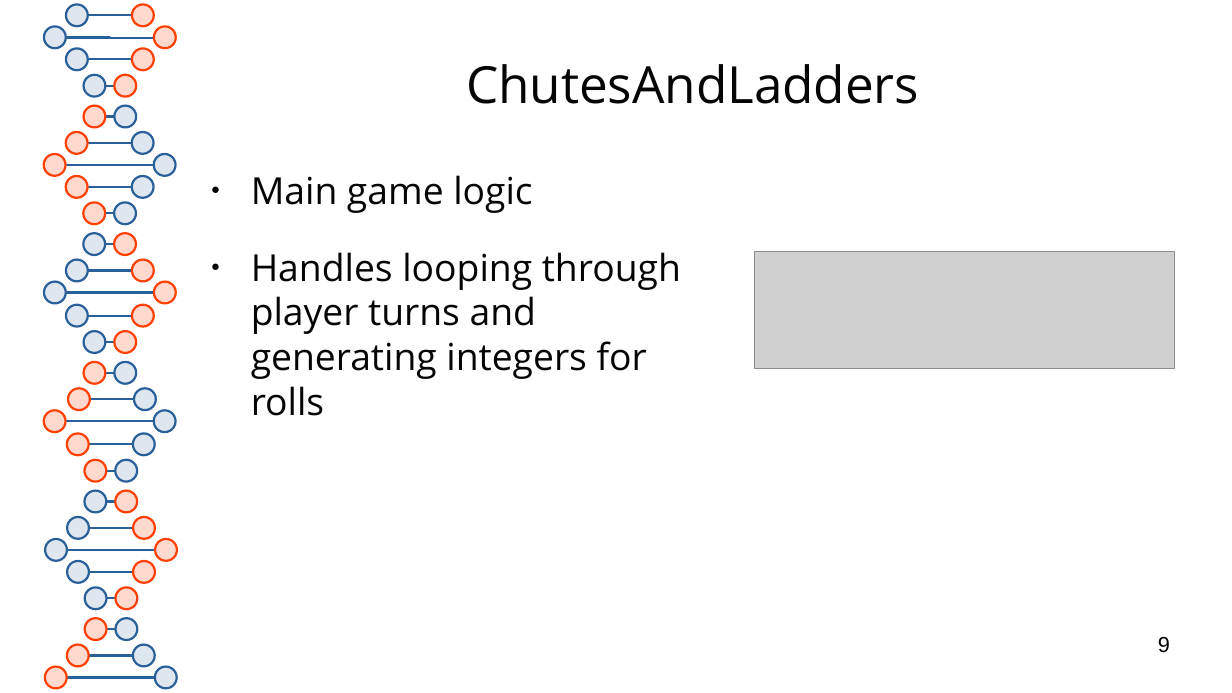
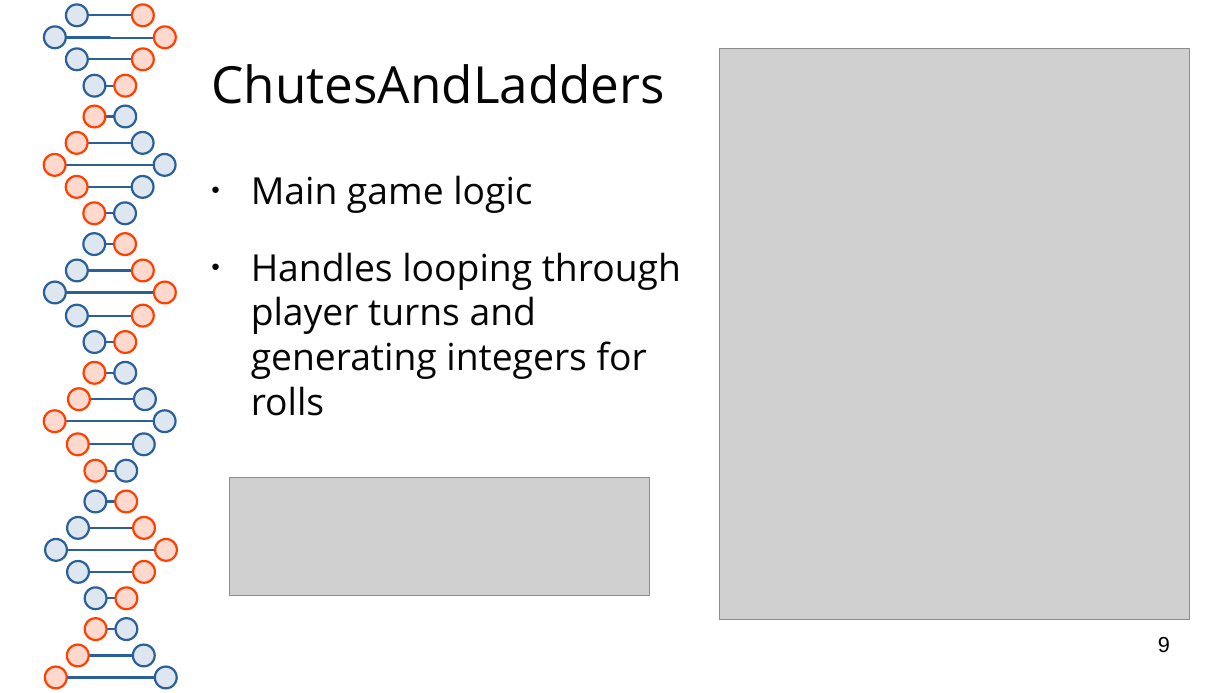
Before and after one commit to RedOctober117/ChutesAndLadders, a slide deck: slide 9 of documentation/presentation.pptx. Drawn at 1232x693 pixels with LibreOffice and Linux fonts; fonts in the diff are those of the drawing; grey boxes stand for pictures. Boxes give left, top, right and bottom in pixels: in the first picture for what was removed or moved away, otherwise in the second. Text is boxed around its words. In the diff, an @@ line names an element or a change of style, - is before the commit and + after.

Commit message:
new slide

```diff
--- a/documentation/presentation.pptx
+++ b/documentation/presentation.pptx
@@ title "ChutesAndLadders": place and size @@
-title "ChutesAndLadders" at (466,64,919,104)
+title "ChutesAndLadders" at (212,64,665,104)
@@ picture added at (720,49,1191,620) @@
@@ picture: place and size @@
-picture at (755,252,1175,369)
+picture at (230,478,651,596)
```
Also in this commit, not shown: 1 other slide changed.
